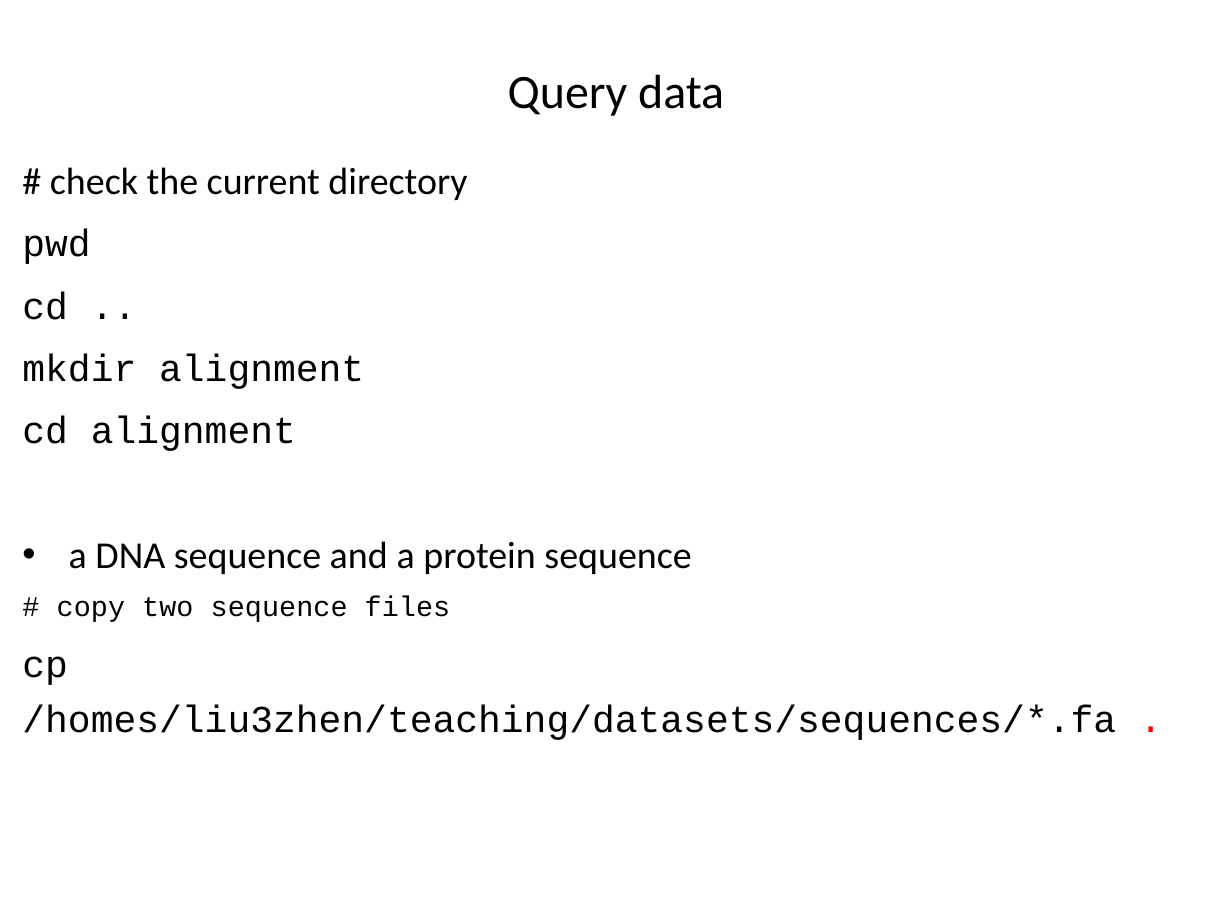
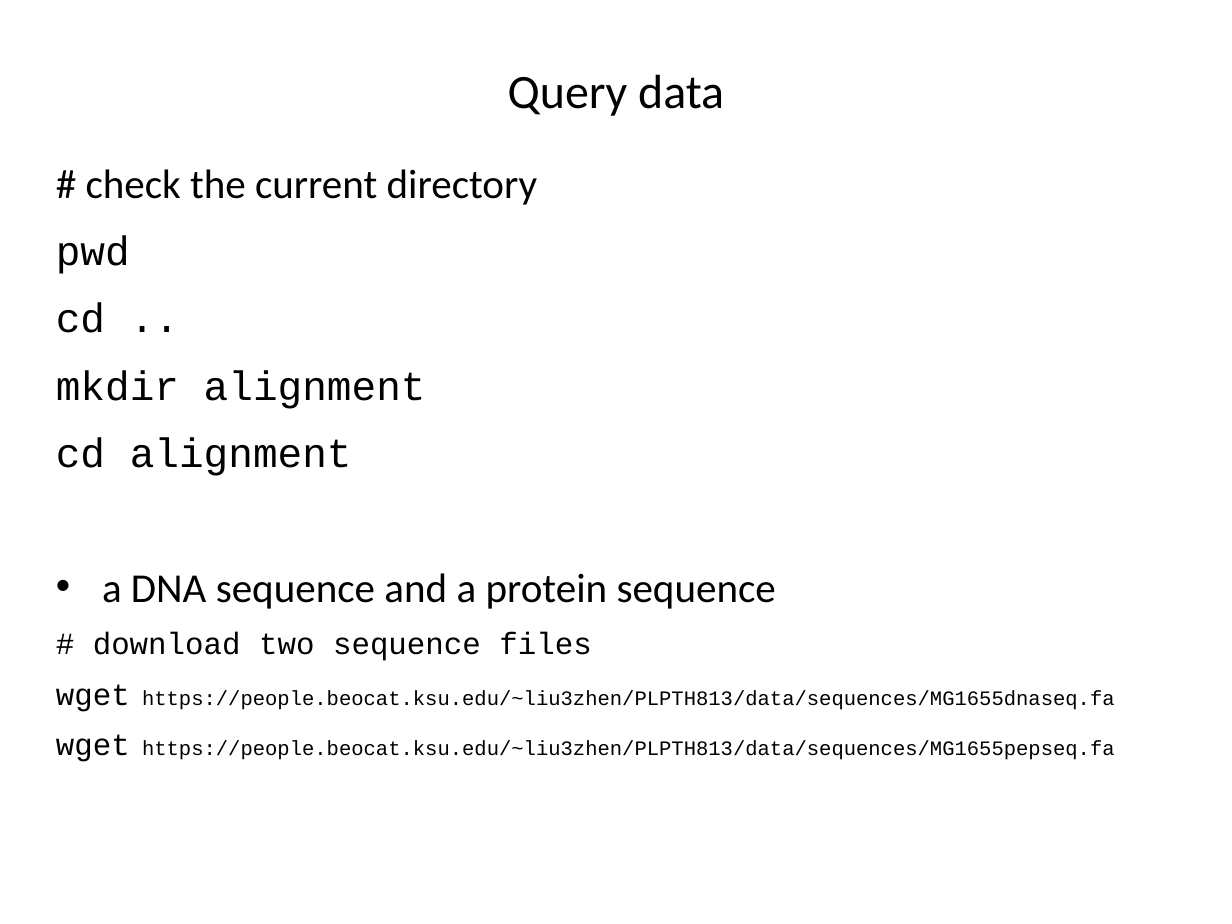
Before and after one commit to liu3zhenlab/teaching, a slide deck: slide 13 of PLPTH813Bioinformatis/2023/labs/lab05_alignment.pptx (slide 12 before the commit). Drawn at 1232x924 pixels with LibreOffice and Linux fonts; fonts in the diff are those of the drawing. Boxes give left, top, right and bottom in pixels: in the first picture for what was removed or moved away, otherwise in the second. Text is boxed around its words. In the diff, an @@ line names an element or a change of style, - is before the commit and + after.

```diff
--- a/PLPTH813Bioinformatis/2023/labs/lab05_alignment.pptx
+++ b/PLPTH813Bioinformatis/2023/labs/lab05_alignment.pptx
@@ text "# check the current directory": place and size @@
-text "# check the current directory" at (22, 167, 1116, 740)
+text "# check the current directory" at (56, 169, 1115, 762)
@@ text at (56, 169, 776, 609): size 22.2 to 24 pt in "# check the current directory", "pwd", "cd ..", "mkdir alignment" and 2 more places @@
@@ text at (56, 632, 1115, 762): text changed; size 22.2 to 12 pt @@
-# copy two sequence files
-cp /homes/liu3zhen/teaching/datasets/sequences/*.fa .
+# download two sequence files
+wget https://people.beocat.ksu.edu/~liu3zhen/PLPTH813/data/sequences/MG1655dnaseq.fa
+wget https://people.beocat.ksu.edu/~liu3zhen/PLPTH813/data/sequences/MG1655pepseq.fa
```
Also in this commit, not shown: 6 other slides changed, 3 slides added, 1 slide removed, 3 other files.
